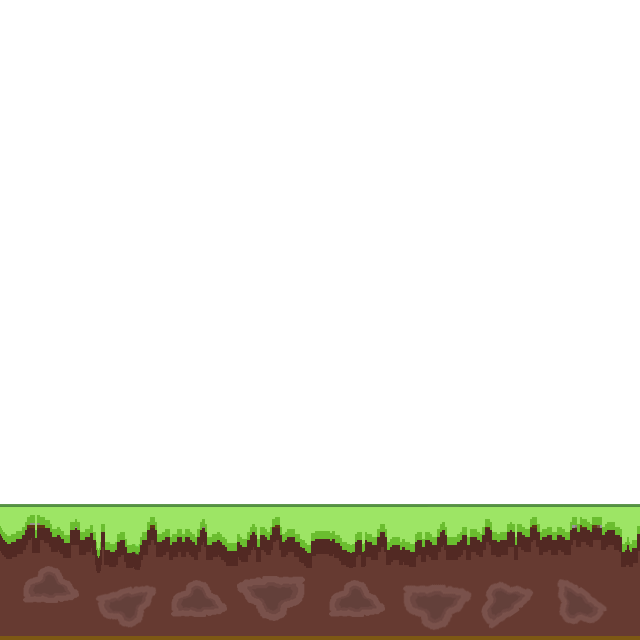
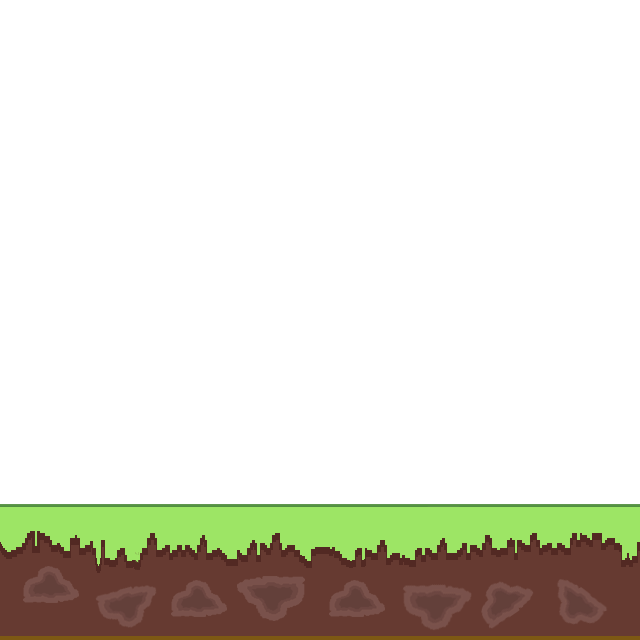
Revision of a layered w=640, h=640 image; what changed, layer by layer:
painted on "Capa 1 copia 2" over [0, 515, 640, 566]
hid "Capa 1 copia" over [0, 515, 640, 558]
